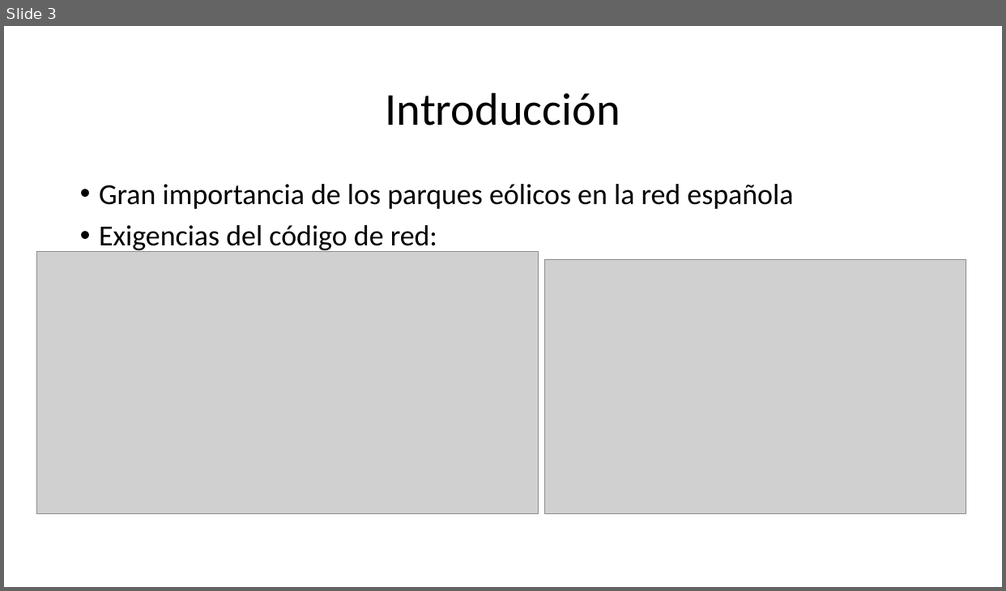
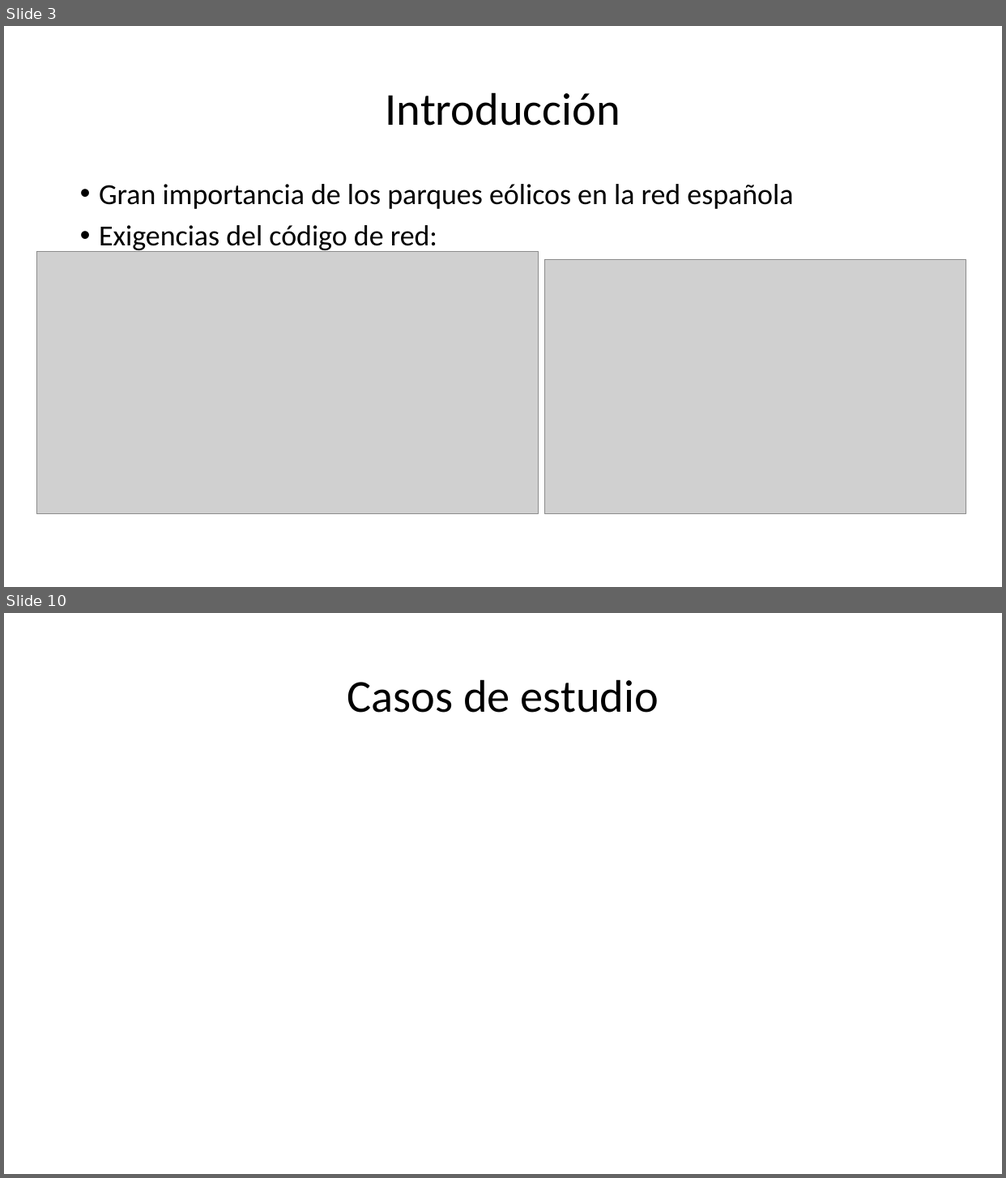
Before and after one commit to EmilioLdelaFuente/tfg, a slide deck: tfgPP.pptx. Shown one above the other, each under a label of ours: slide 3 before the commit, slides 3 and 10 after it; the slides between them are not shown. The pictures are 1006x591 and 1006x1178 pixels, drawn with LibreOffice and Linux fonts; fonts in the diff are those of the drawing; grey boxes stand for pictures. Boxes give left, top, right and bottom in pixels: in the first picture for what was removed or moved away, otherwise in the second. Text is boxed around its words. In the diff, an @@ line names an element or a change of style, - is before the commit and + after.

```diff
--- a/tfgPP.pptx
+++ b/tfgPP.pptx
@@ slide 10 added at (4, 613, 1002, 1174), background #FFFFFF @@
@@ title added at (347, 679, 658, 713), 44 pt, text #000000 @@
+Casos de estudio
```
Also in this commit, not shown: 10 slides changed, 1 other slide added.
